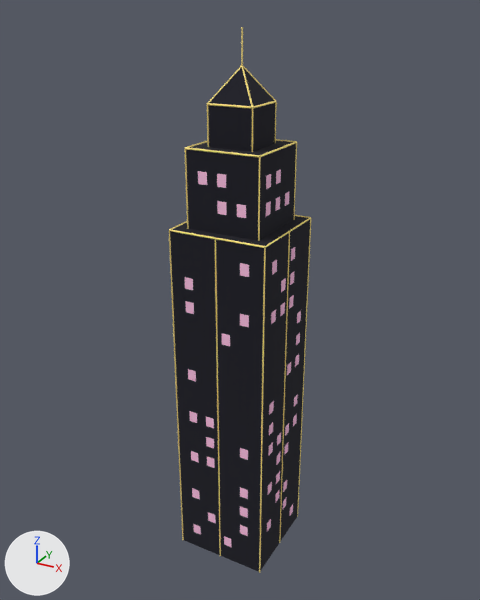
The glTF model models/tower_c.glb as it was, and as the next commit left it.
The view is the same before and after, from a camera (50 mm lens) standing at (47.3, -86.5, 90.4) and looking at (-0.8, 0.9, 46.7). Lighting does not change. The marker at lower left points along +X, +Y and +Z. The older version comes first.

The first picture shows 'root'.
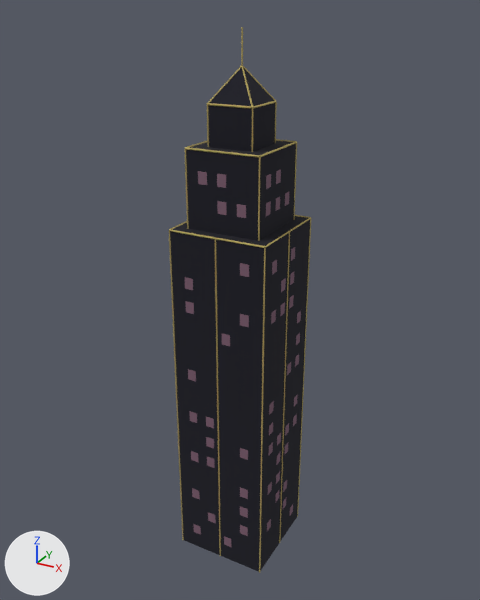
Location of each change, (x1, y1, x2, y2) in pixels of the pictures (480 x 600 px):
'root', recoloured (darker): (169, 27, 311, 573) in both

What changed in the scene script:
```text
Change mat_window:
    mat_window.base_color: (1.0, 0.55, 0.8) -> (0.2, 0.11, 0.16)  # pink #ffc4e7 -> greyish purple #7c5d6f
Change mat_cap:
    mat_cap.base_color: (1.0, 0.8, 0.25) -> (0.45, 0.36, 0.113)  # yellow #ffe789 -> yellow #b3a25e
```
